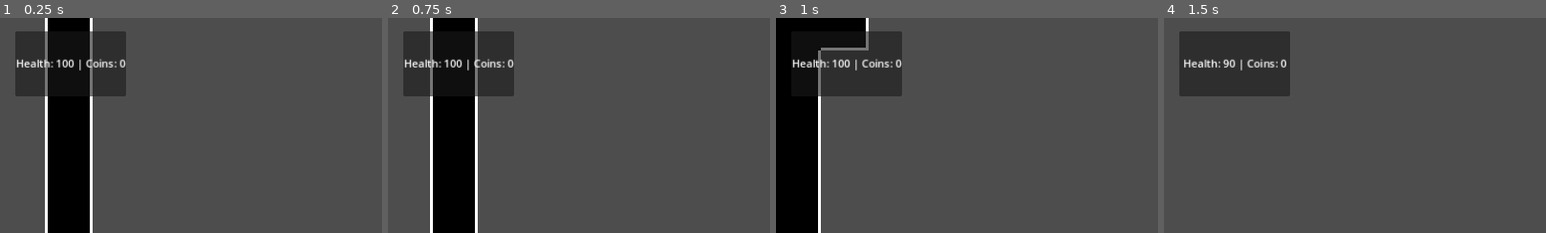
Above: before the commit, frames 1-4 (left to right).
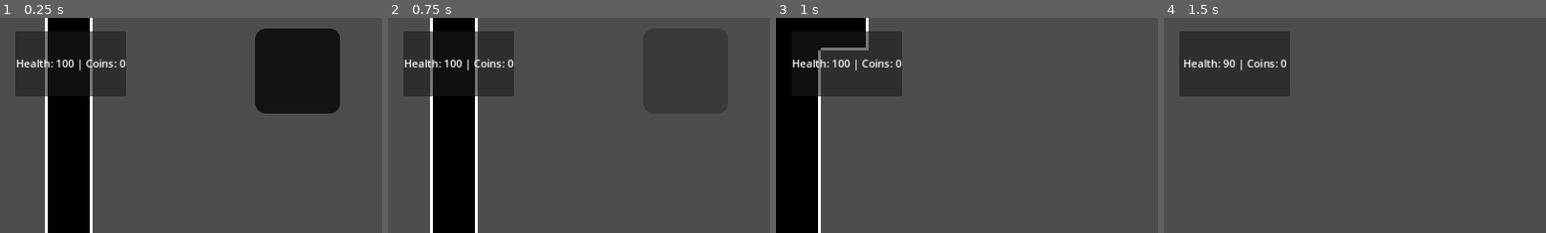
Above: after the commit, the same moments.

Repository: ShardHero/Main
Game: Godot game, scene res://scenes/level1.tscn
Same seed, same stepped clock (60 frames per second), same inputs: the game is played once before the commit and once after it. The engine's default icon, where the game draws it, is replaced by a stand-in: a white triangle on a blue panel in a dark square.
Inputs:
- Up to frame 1 (0.25 s): no input
- Up to frame 2 (0.75 s): tap Enter (ui_accept) at 0.5 s; hold Right (ui_right) from 0.53 s (still down)
- Up to frame 3 (1 s): keep holding Right (ui_right); tap Enter (ui_accept) at 0.77 s
- Up to frame 4 (1.5 s): keep holding Right (ui_right)
The pictures show only the part of the screen within x 0-50%, y 0-50%; the shares and areas given below are measured in that part.

The runs differ from the first frame. In frame 1, 8.7% of the frame differs, in the area x 66-89%, y 4-45%; in frame 2, less than 0.1%; in frame 3, nothing differs; in frame 4, nothing differs.

Commit message:
v1 fade in/out transition for character death

Diff:
--- a/scenes/game_manager.gd
+++ b/scenes/game_manager.gd
@@ -2,6 +2,8 @@
 @onready var damage_timer = $DamageCooldownTimer  # Reference to the timer
 @onready var main_char = %"main_character"
 @onready var var_label = %VarLabel
+@onready var fade = %fade
+@onready var animation_player = %AnimationPlayer
 
 @onready var player = get_node("../main_character")
 @onready var camera = get_node("../MovingCamera")
@@ -44,6 +46,9 @@
 			if player.position.x + 50 <= Global.camera_x_min:
 				camera.position.x = Global.camera_x_min
 
+	if fade.modulate.a >= 0:
+		fade.modulate.a -= 1*delta
+
 
 var can_take_damage = true  # Prevent multiple damage hits
 
@@ -54,6 +59,7 @@
 		can_take_damage = false  # Start cooldown to prevent more damage
 		damage_timer.start()  # Start cooldown timer
 		if Global.hp <= 0:
+			animation_player.play("fade")
 			main_char.queue_free()
 
 func _on_damage_cooldown_timer_timeout() -> void:
--- a/scenes/level1.tscn
+++ b/scenes/level1.tscn
@@ -6,6 +6,7 @@
 [ext_resource type="Script" path="res://scenes/game_manager.gd" id="4_3cxwl"]
 [ext_resource type="Script" path="res://scenes/death_area.gd" id="5_8xsqu"]
 [ext_resource type="Script" path="res://scenes/var_label.gd" id="5_q5mm8"]
+[ext_resource type="Texture2D" uid="uid://dmyxajgaifdf4" path="res://icon.svg" id="6_fnqun"]
 [ext_resource type="PackedScene" path="res://scenes/checkpoint.tscn" id="7_idqrs"]
 [ext_resource type="PackedScene" uid="uid://c25ti6th3m4d1" path="res://scenes/global.tscn" id="7_ytou0"]
 [ext_resource type="PackedScene" uid="uid://vdj4i8x4pxm1" path="res://scenes/coin.tscn" id="9_ag2iv"]
@@ -54,6 +55,42 @@
 physics_layer_0/physics_material = SubResource("PhysicsMaterial_nax6r")
 sources/0 = SubResource("TileSetAtlasSource_sgx8e")
 
+[sub_resource type="Animation" id="Animation_1xst0"]
+resource_name = "fade"
+tracks/0/type = "value"
+tracks/0/imported = false
+tracks/0/enabled = true
+tracks/0/path = NodePath("blackbox:modulate")
+tracks/0/interp = 1
+tracks/0/loop_wrap = true
+tracks/0/keys = {
+"times": PackedFloat32Array(0, 1),
+"transitions": PackedFloat32Array(1, 1),
+"update": 0,
+"values": [Color(0, 0, 0, 0), Color(0, 0, 0, 1)]
+}
+
+[sub_resource type="Animation" id="Animation_fw70k"]
+length = 0.001
+tracks/0/type = "value"
+tracks/0/imported = false
+tracks/0/enabled = true
+tracks/0/path = NodePath("blackbox:modulate")
+tracks/0/interp = 1
+tracks/0/loop_wrap = true
+tracks/0/keys = {
+"times": PackedFloat32Array(0),
+"transitions": PackedFloat32Array(1),
+"update": 0,
+"values": [Color(0, 0, 0, 0)]
+}
+
+[sub_resource type="AnimationLibrary" id="AnimationLibrary_kcpja"]
+_data = {
+"RESET": SubResource("Animation_fw70k"),
+"fade": SubResource("Animation_1xst0")
+}
+
 [sub_resource type="RectangleShape2D" id="RectangleShape2D_vbx6y"]
 size = Vector2(162, 37)
 
@@ -126,6 +163,24 @@
 script = ExtResource("5_q5mm8")
 metadata/_edit_use_anchors_ = true
 
+[node name="blackbox" type="Sprite2D" parent="CanvasLayer"]
+modulate = Color(0, 0, 0, 0)
+position = Vector2(409, -66)
+scale = Vector2(0.679688, 0.789063)
+texture = ExtResource("6_fnqun")
+
+[node name="AnimationPlayer" type="AnimationPlayer" parent="CanvasLayer"]
+unique_name_in_owner = true
+libraries = {
+"": SubResource("AnimationLibrary_kcpja")
+}
+
+[node name="fade" type="Sprite2D" parent="CanvasLayer"]
+unique_name_in_owner = true
+modulate = Color(0, 0, 0, 1)
+position = Vector2(449, 80)
+texture = ExtResource("6_fnqun")
+
 [node name="Level1Floor_Area" type="Area2D" parent="."]
 
 [node name="CollisionShape2D" type="CollisionShape2D" parent="Level1Floor_Area"]
Not shown: 1 places in scenes/level1.tscn that only renumber resources
